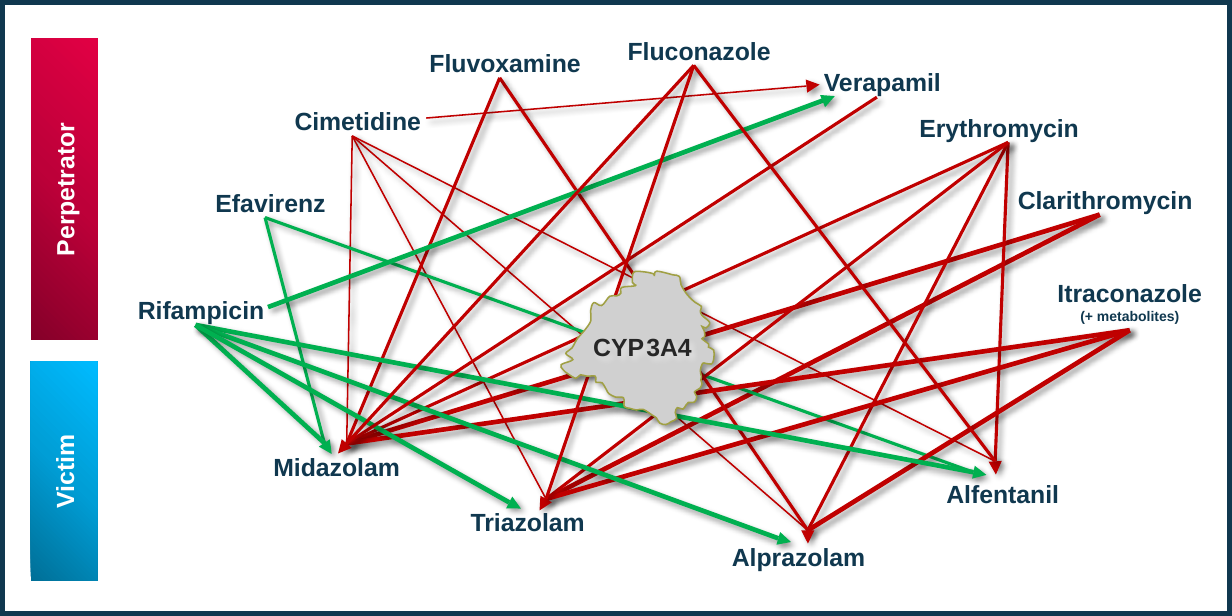
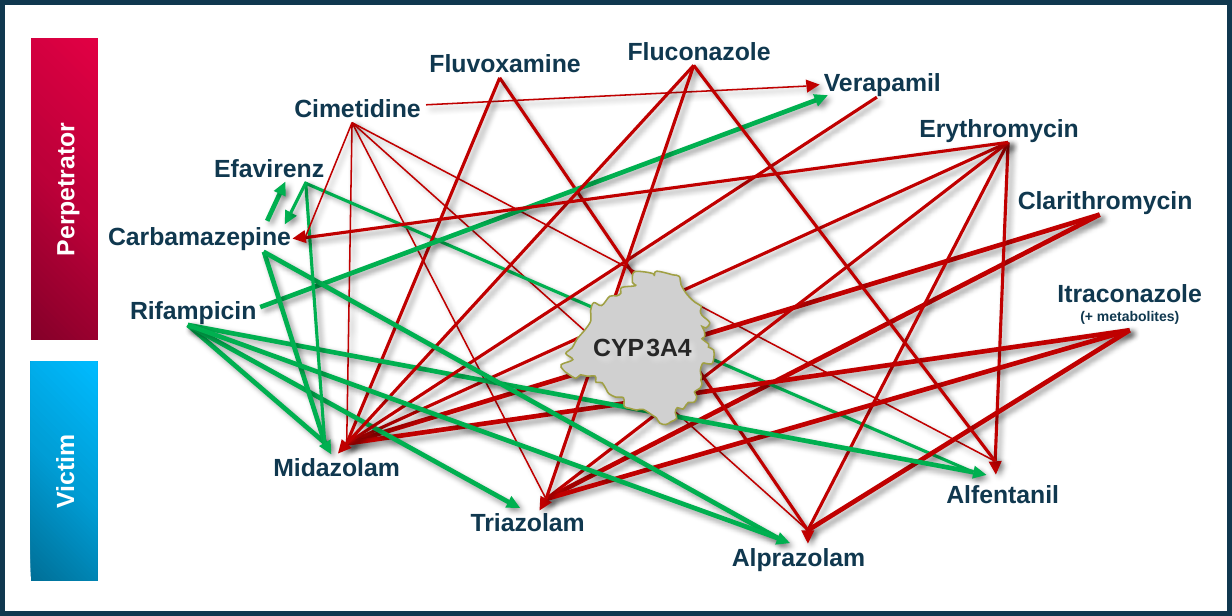
Before and after one commit to Open-Systems-Pharmacology/Qualification-DDI-CYP3A4, a slide deck: slide 1 of Qualification/Input/Content/images/DDI_CYP3A4_Compound_Network.pptx. Drawn at 1232x616 pixels with LibreOffice and Linux fonts; fonts in the diff are those of the drawing; grey boxes stand for pictures. Boxes give left, top, right and bottom in pixels: in the first picture for what was removed or moved away, otherwise in the second. Text is boxed around its words. In the diff, an @@ line names an element or a change of style, - is before the commit and + after.

```diff
--- a/Qualification/Input/Content/images/DDI_CYP3A4_Compound_Network.pptx
+++ b/Qualification/Input/Content/images/DDI_CYP3A4_Compound_Network.pptx
@@ text "Cimetidine": place and size @@
-text "Cimetidine" at box(295, 112, 421, 136)
+text "Cimetidine" at box(294, 99, 420, 123)
@@ line moved from (426, 119) - (807, 86) to (426, 105) - (807, 86) @@
@@ 1 text, 1 line, 1 triangle: place and size @@
-1 text, 1 line, 1 triangle at box(138, 90, 838, 325)
+1 text, 1 line, 1 triangle at box(130, 90, 830, 325)
@@ text "Efavirenz": place and size @@
-text "Efavirenz" at box(215, 194, 325, 218)
+text "Efavirenz" at box(214, 159, 324, 183)
@@ group added at box(108, 123, 1008, 539): 6 lines, 3 triangles, 1 text @@
+Carbamazepine
@@ line moved from (352, 136) - (347, 444) to (352, 123) - (347, 444) @@
@@ line moved from (352, 136) - (808, 531) to (352, 123) - (808, 531) @@
@@ line moved from (352, 136) - (996, 462) to (352, 123) - (996, 462) @@
@@ line moved from (352, 136) - (547, 500) to (352, 123) - (547, 500) @@
@@ line moved from (265, 218) - (974, 473) to (306, 183) - (974, 473) @@
@@ line moved from (265, 218) - (324, 443) to (306, 182) - (325, 443) @@
@@ line moved from (196, 325) - (974, 473) to (188, 325) - (974, 473) @@
@@ line moved from (196, 325) - (778, 539) to (188, 325) - (778, 539) @@
@@ line moved from (196, 325) - (510, 503) to (188, 325) - (510, 503) @@
@@ line moved from (196, 325) - (324, 443) to (188, 325) - (325, 443) @@
@@ triangle at box(320, 439, 338, 457): rotation 146 to 150 degrees @@
@@ triangle at box(775, 532, 792, 550): rotation 106 to 110 degrees @@
```
Also in this commit, not shown: 11 other files.
